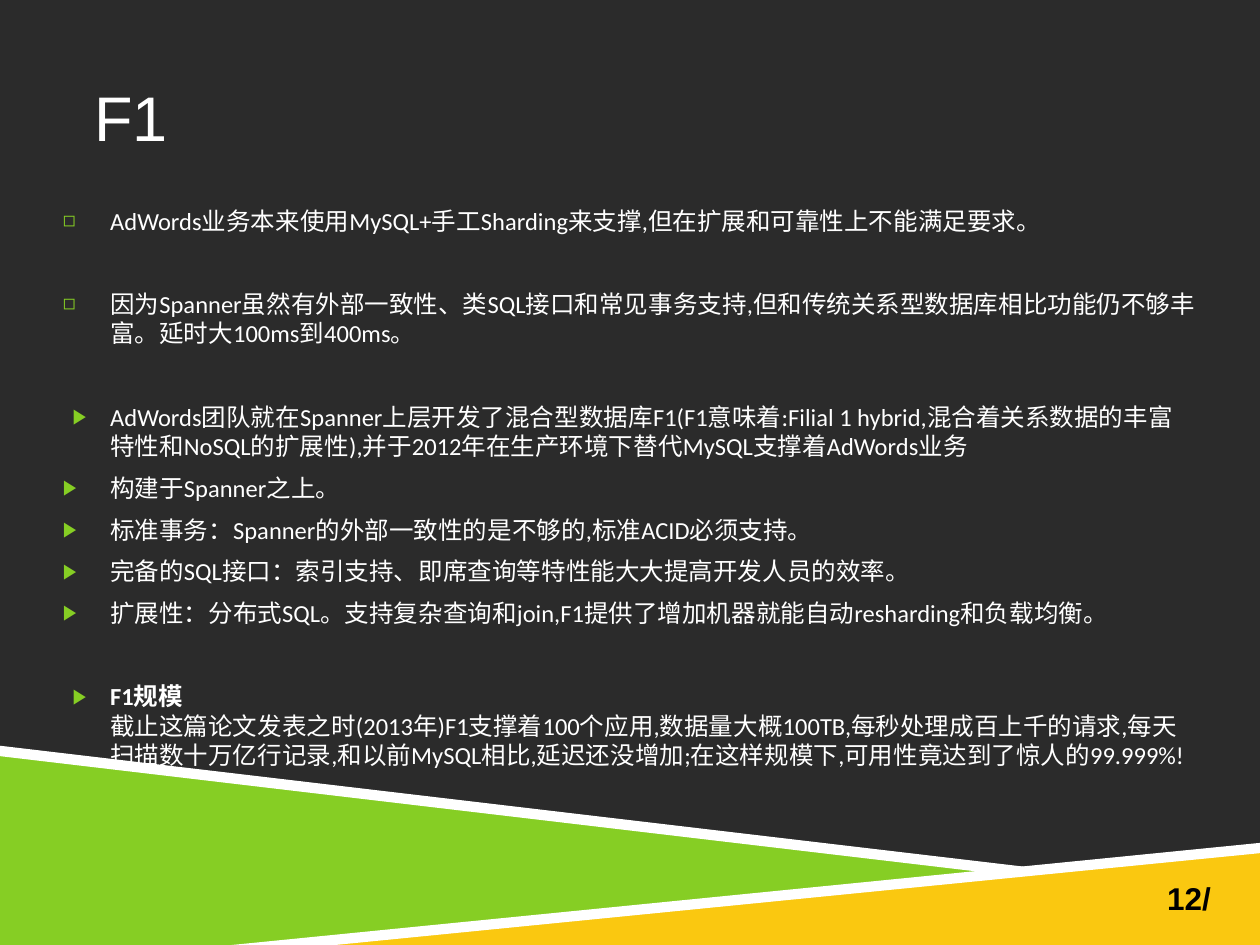
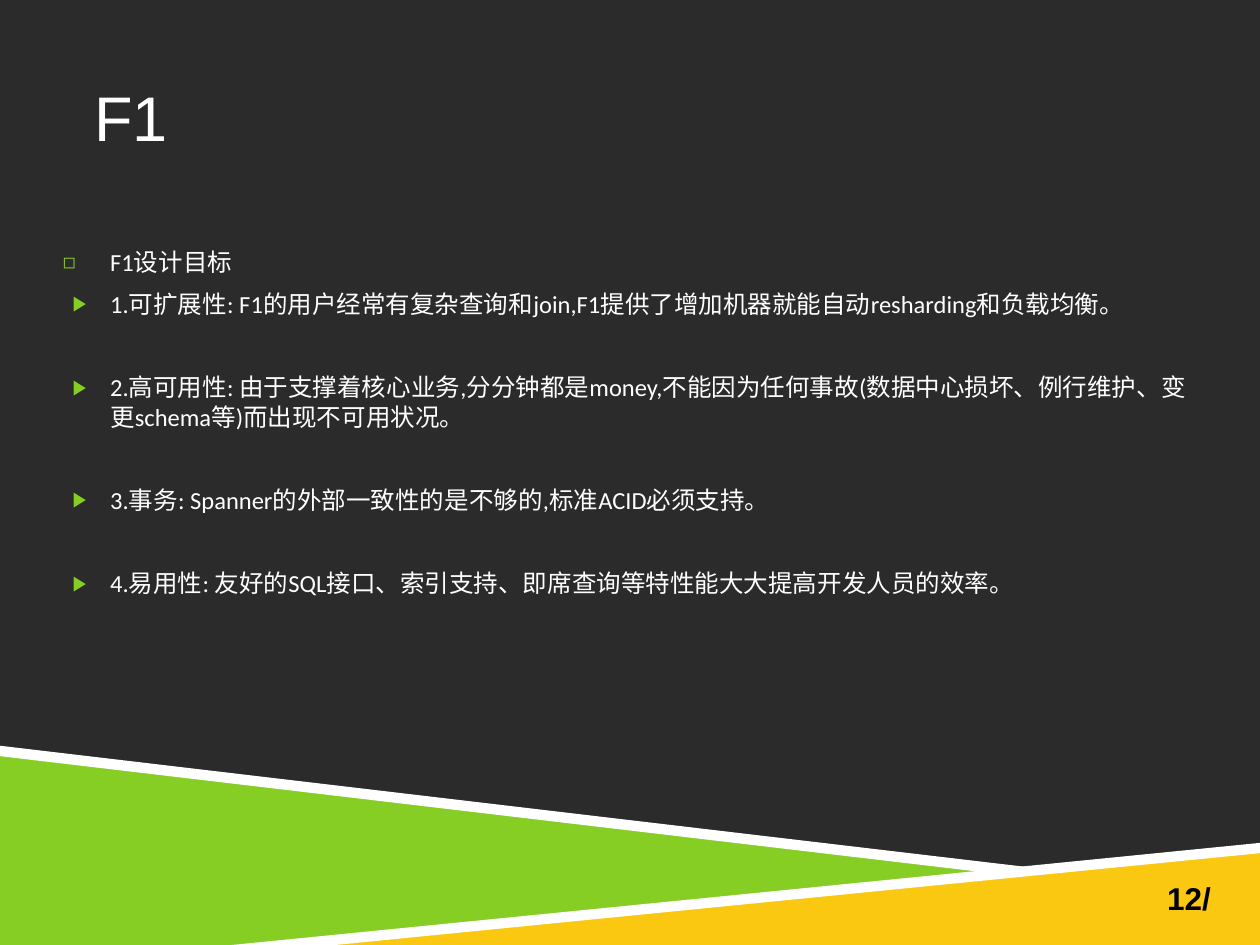
Before and after one commit to wisehead/techblog, a slide deck: slide 12 of database/newSQL/NewSQL.ppt. Drawn at 1260x945 pixels with LibreOffice and Linux fonts; fonts in the diff are those of the drawing; background and template pictures are left out; a plain dark background stands for a picture behind light text. Boxes give left, top, right and bottom in pixels: in the first picture for what was removed or moved away, otherwise in the second. Text is boxed around its words. In the diff, an @@ line names an element or a change of style, - is before the commit and + after.

```diff
--- a/database/newSQL/NewSQL.ppt
+++ b/database/newSQL/NewSQL.ppt
@@ text at <box>110,252,1185,596</box>: text changed @@
-  ◻ AdWords业务本来使用MySQL+手工Sharding来支撑,但在扩展和可靠性上不能满足要求。
-  ◻ 因为Spanner虽然有外部一致性、类SQL接口和常见事务支持,但和传统关系型数据库相比功能仍不够丰富。延时大100ms到400ms。
-▶ AdWords团队就在Spanner上层开发了混合型数据库F1(F1意味着:Filial 1 hybrid,混合着关系数据的丰富特性和NoSQL的扩展性),并于2012年在生产环境下替代MySQL支撑着AdWords业务
-  ▶ 构建于Spanner之上。
-  ▶ 标准事务：Spanner的外部一致性的是不够的,标准ACID必须支持。
-  ▶ 完备的SQL接口：索引支持、即席查询等特性能大大提高开发人员的效率。
-  ▶ 扩展性：分布式SQL。支持复杂查询和join,F1提供了增加机器就能自动resharding和负载均衡。
-▶ F1规模
-  截止这篇论文发表之时(2013年)F1支撑着100个应用,数据量大概100TB,每秒处理成百上千的请求,每天扫描数十万亿行记录,和以前MySQL相比,延迟还没增加;在这样规模下,可用性竟达到了惊人的99.999%!
+  ◻ F1设计目标
+▶ 1.可扩展性: F1的用户经常有复杂查询和join,F1提供了增加机器就能自动resharding和负载均衡。
+▶ 2.高可用性: 由于支撑着核心业务,分分钟都是money,不能因为任何事故(数据中心损坏、例行维护、变更schema等)而出现不可用状况。
+▶ 3.事务: Spanner的外部一致性的是不够的,标准ACID必须支持。
+▶ 4.易用性: 友好的SQL接口、索引支持、即席查询等特性能大大提高开发人员的效率。
```
Also in this commit, not shown: 4 other slides changed, 3 slides added, 2 slides removed, 2 other files.
